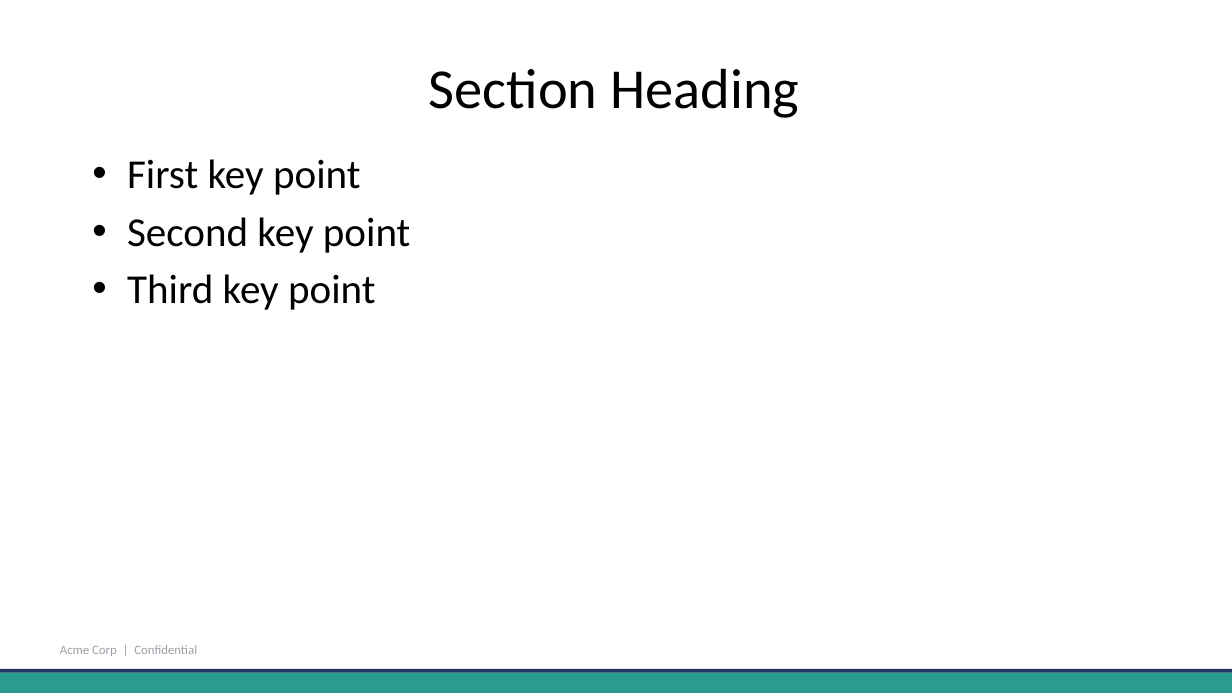
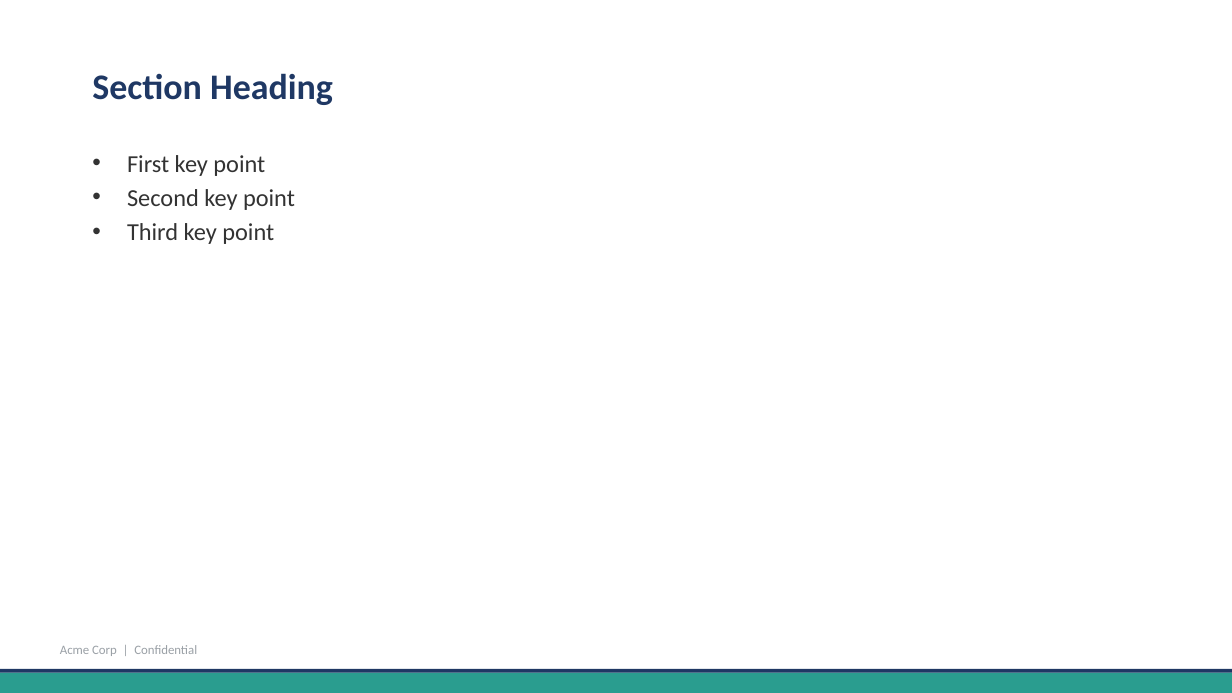
Before and after one commit to ryanhyma/ppt-deck-mcp, a slide deck: slide 2 of templates/corporate-2slide.pptx. Drawn at 1232x693 pixels with LibreOffice and Linux fonts; fonts in the diff are those of the drawing. Boxes give left, top, right and bottom in pixels: in the first picture for what was removed or moved away, otherwise in the second. Text is boxed around its words. In the diff, an @@ line names an element or a change of style, - is before the commit and + after.

Commit message:
harness: 100-case corpus, runner/validator, 5 templates + gallery, first 12-case pass
- tests/make_cases.py + cases.json (97 -> 100)
- tests/run_suite.py: new conversation per case, auth refresh, validation
- templates: themed manifests + previews; App style picker
- build_deck validates chart/table specs instead of silently skipping
- tests/results/SUITE-REPORT.md

```diff
--- a/templates/corporate-2slide.pptx
+++ b/templates/corporate-2slide.pptx
@@ title "Section Heading" at [92,73,333,105]: size 44 to 28 pt, text colour #000000 to #1F3864, bold on; alignment centre to left @@
@@ text "First key point" at [127,155,295,244]: size 32 to 19 pt, text colour #000000 to #333333; less space between paragraphs @@
```
Also in this commit, not shown: 1 other slide changed, 26 other files.
